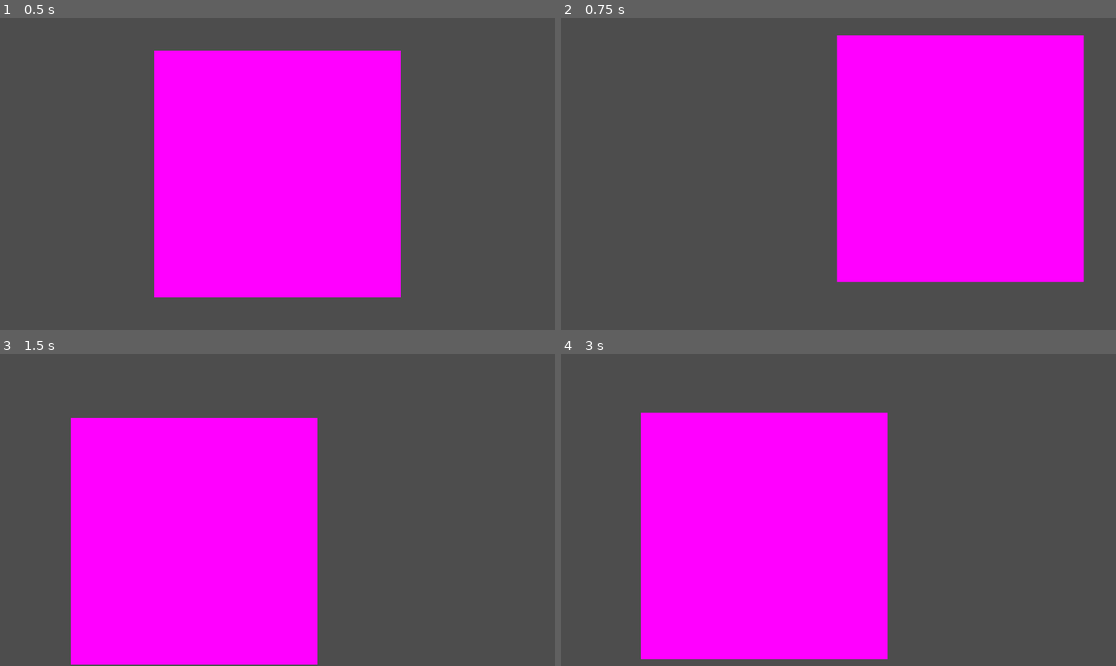
Above: before the commit, frames 1-4 (two rows, left to right).
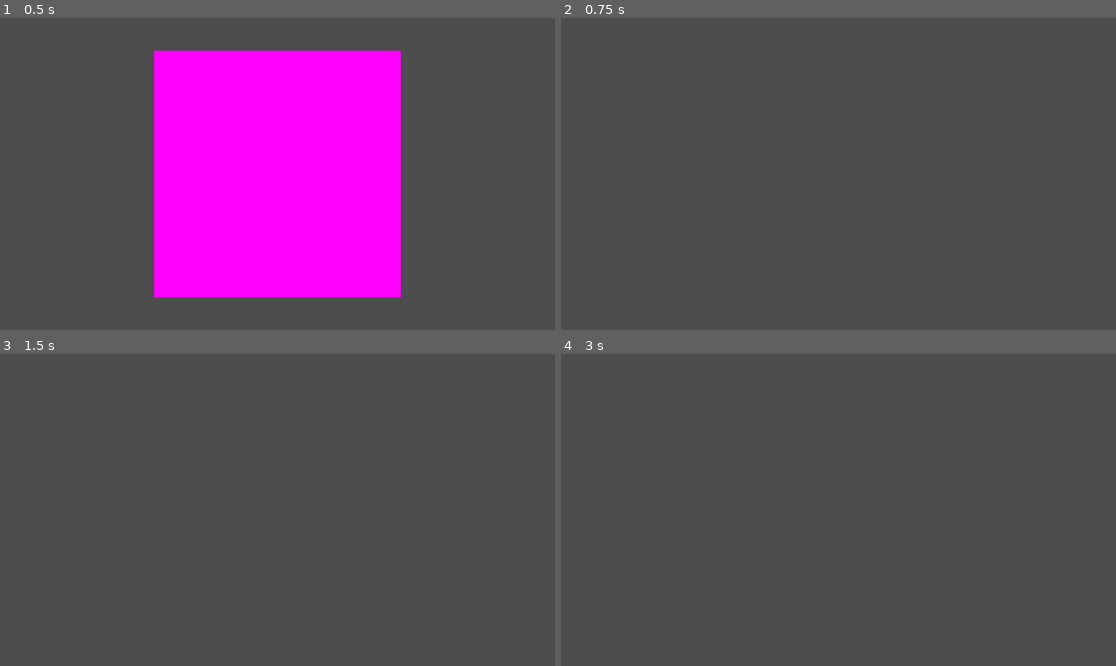
Above: after the commit, the same moments.

Repository: FatalUserK/Mascot-Parody
Game: Godot game, scene res://Scenes/Subscenes/DragPreview.tscn
Two runs of this game, one before a commit and one after it. Both use one fixed random seed, a clock stepped at 60 frames per second and the inputs below. This scene is started directly instead of the project's main scene.
Inputs (mouse positions are in pixels of both pictures, inside the frame that each line leads up to):
- Up to frame 1 (0.5 s): no input
- Up to frame 2 (0.75 s): tap Enter at 0.5 s; move the mouse to (960, 158) at 0.52 s; click (960, 158) at 0.6 s
- Up to frame 3 (1.5 s): tap Space at 1.25 s; drag from (166, 525) to (249, 572) at 1.27 s
- Up to frame 4 (3 s): tap Enter at 2 s; move the mouse to (894, 441) at 2.02 s; click (894, 441) at 2.1 s; tap Space at 2.75 s; drag from (810, 572) to (672, 463) at 2.77 s

Frame 1 is identical in both runs. In frame 2, 35% of the frame differs, in the area x 49-95%, y 5-85%; in frame 3, 35%; in frame 4, 35%.

Commit message:
fixed a couple minor things
began working on/planning how i intend to have data passed

Diff:
--- a/Scenes/Subscenes/scripts/DragPreview.gd
+++ b/Scenes/Subscenes/scripts/DragPreview.gd
@@ -14,10 +14,10 @@
 func _process(delta):
 	global_position = get_global_mouse_position()
 
-	print("MOUSE DRAG CONTINUING!!")
 
-	if Input.is_action_just_released("LEFTMOUSE"):
-		print("MOUSE DRAG HALTING!!")
+
+	if Input.is_action_just_released("LeftMouse"):
+
 		queue_free()
 
 	pass
--- a/Scenes/Subscenes/scripts/UI Draggable Test.gd
+++ b/Scenes/Subscenes/scripts/UI Draggable Test.gd
@@ -3,6 +3,8 @@
 var objectID
 var placementCost
 var previewDataOverride = {}
+var data = {}
+
 
 var DRAGPREVIEW = preload("res://Scenes/Subscenes/DragPreview.tscn")
 
@@ -10,7 +12,7 @@
 func _get_drag_data(position: Vector2):
 	var slot = get_parent().get_name()
 
-	var data = {}
+
 	data["ID"] = objectID
 	data["cost"] = placementCost
 	data["previewOverride"] = previewDataOverride
@@ -24,5 +26,6 @@
 func _can_drop_data(at_position, data):
 	return data is Texture2D
 
+
 func _drop_data(at_position, data):
 	texture = data
--- a/project.godot
+++ b/project.godot
@@ -18,3 +18,11 @@
 [dotnet]
 
 project/assembly_name="Mascot Parody"
+
+[input]
+
+LeftMouse={
+"deadzone": 0.5,
+"events": [Object(InputEventMouseButton,"resource_local_to_scene":false,"resource_name":"","device":-1,"window_id":0,"alt_pressed":false,"shift_pressed":false,"ctrl_pressed":false,"meta_pressed":false,"button_mask":0,"position":Vector2(0, 0),"global_position":Vector2(0, 0),"factor":1.0,"button_index":1,"canceled":false,"pressed":false,"double_click":false,"script":null)
+]
+}
